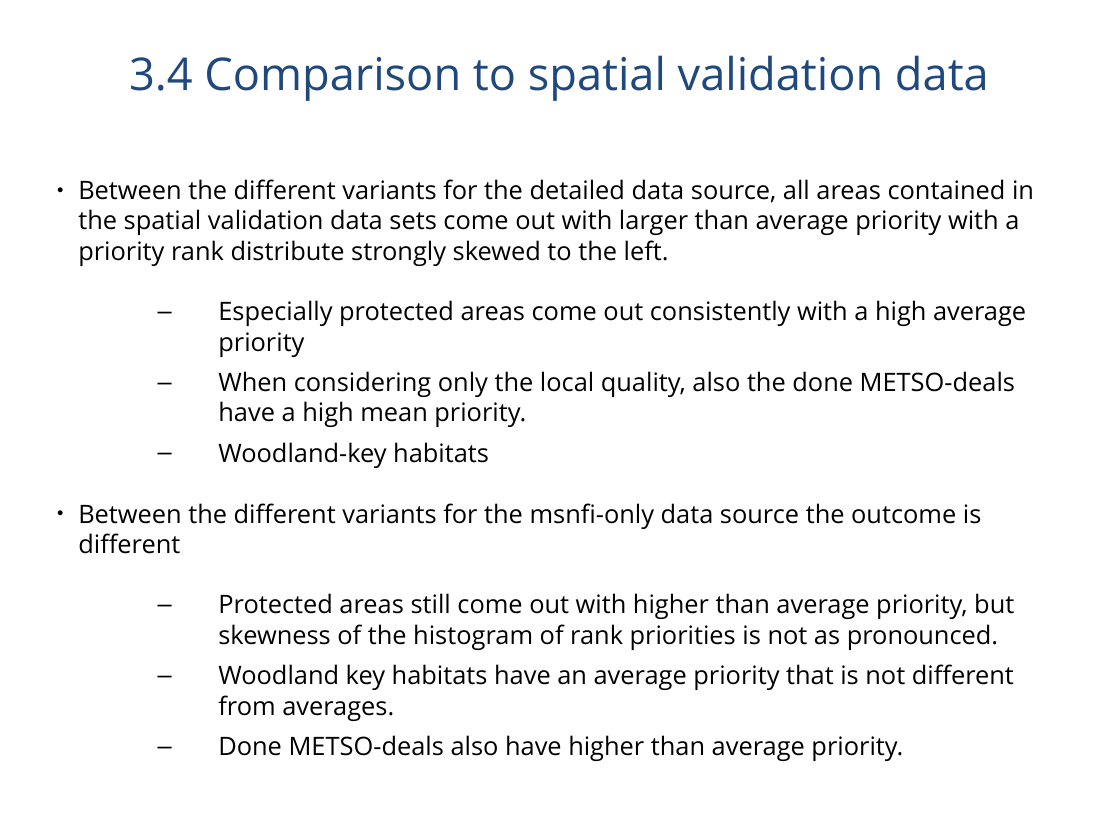
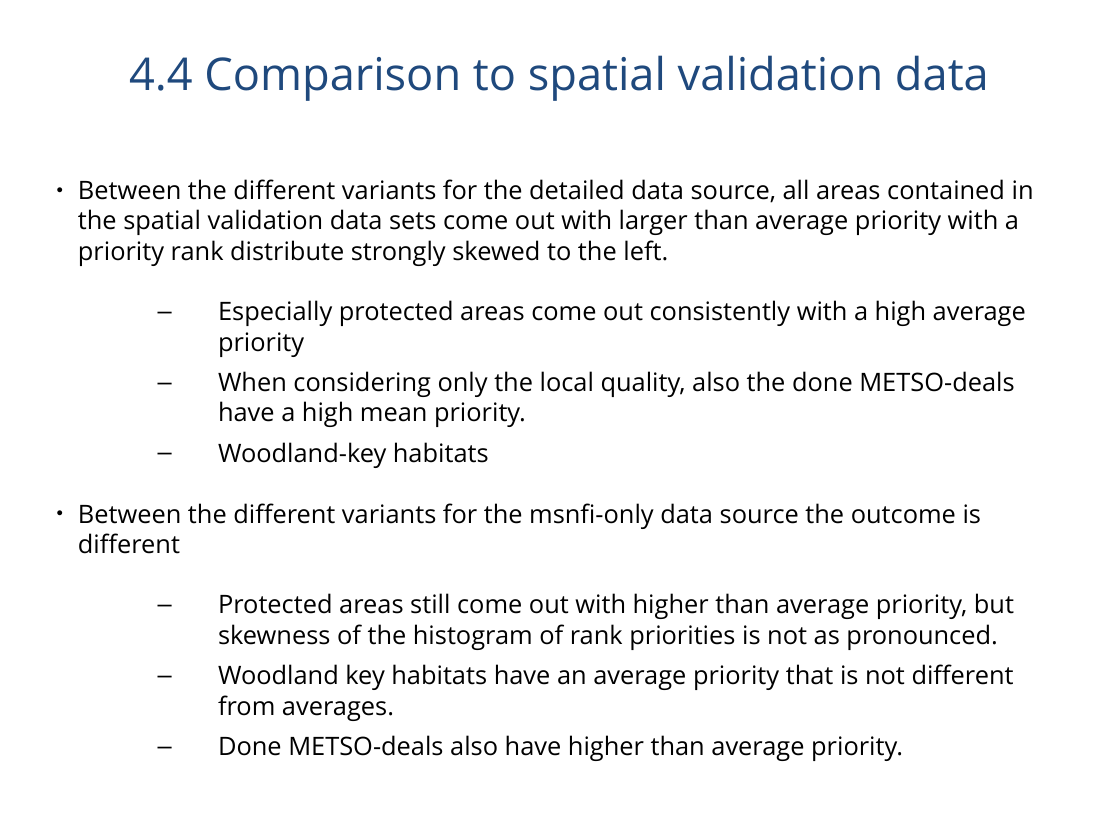
Before and after one commit to jlehtoma/validityms, a slide deck: slide 35 of reports/validity_ms_outline.ppt (slide 33 before the commit). Drawn at 1120x840 pixels with LibreOffice and Linux fonts; fonts in the diff are those of the drawing. Boxes give left, top, right and bottom in pixels: in the first picture for what was removed or moved away, otherwise in the second. Text is boxed around its words. In the diff, an @@ line names an element or a change of style, - is before the commit and + after.

```diff
--- a/reports/validity_ms_outline.ppt
+++ b/reports/validity_ms_outline.ppt
@@ title at <box>129,55,989,101</box>: text changed @@
-3.4 Comparison to spatial validation data
+4.4 Comparison to spatial validation data
```
Also in this commit, not shown: 18 other slides changed, 2 slides added, 1 other file.
